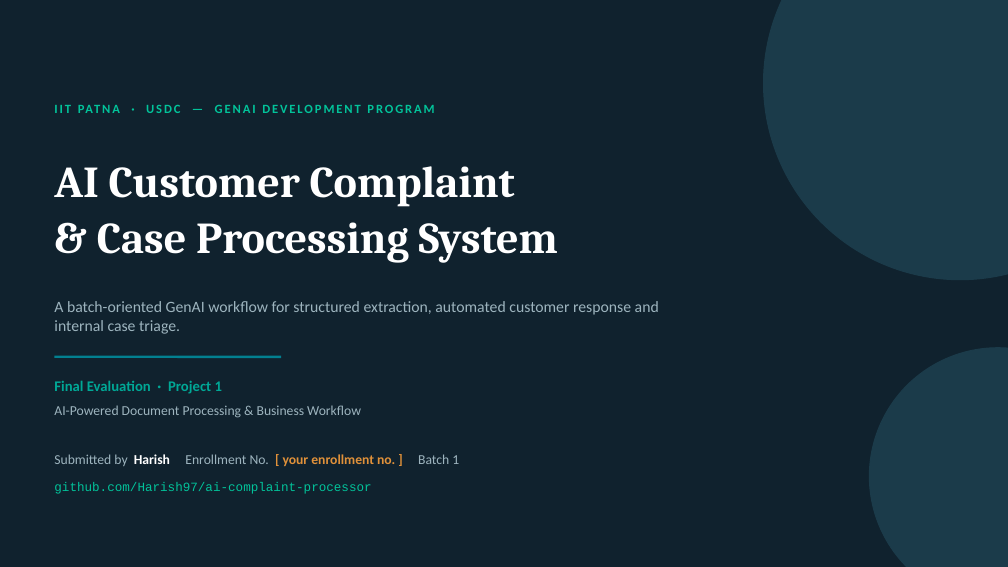
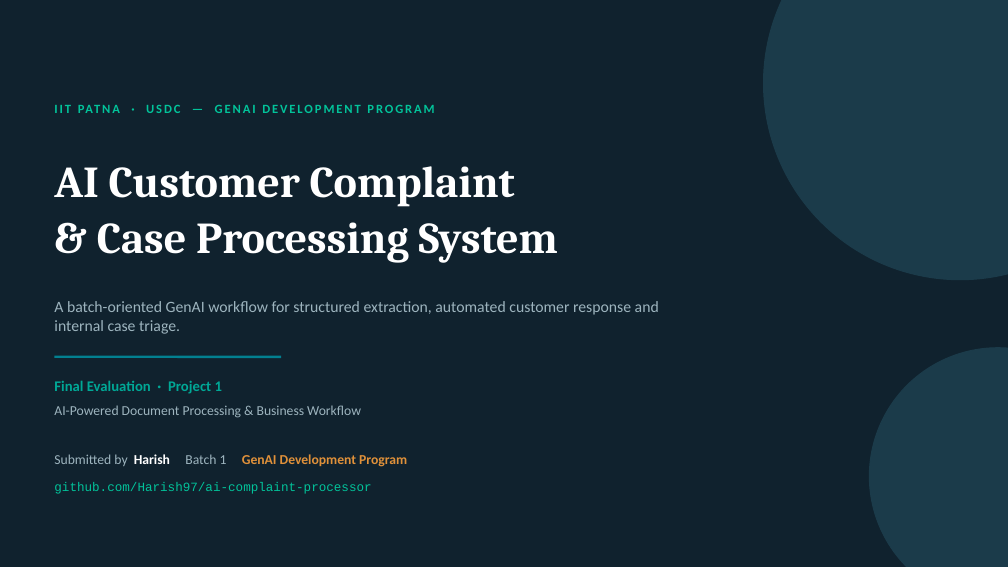
Before and after one commit to Harish97/ai-complaint-processor, a slide deck: slide 1 of docs/AI-Complaint-Processor-Final-Evaluation.pptx. Drawn at 1008x567 pixels with LibreOffice and Linux fonts; fonts in the diff are those of the drawing. Boxes give left, top, right and bottom in pixels: in the first picture for what was removed or moved away, otherwise in the second. Text is boxed around its words. In the diff, an @@ line names an element or a change of style, - is before the commit and + after.

```diff
--- a/docs/AI-Complaint-Processor-Final-Evaluation.pptx
+++ b/docs/AI-Complaint-Processor-Final-Evaluation.pptx
@@ text at (x1=54, y1=454, x2=407, y2=467): text changed; text colour #9DB4BE to #E0913A; bold on @@
-Submitted by Harish Enrollment No. [ your enrollment no. ] Batch 1
+Submitted by Harish Batch 1 GenAI Development Program
```
Also in this commit, not shown: 1 other slide changed.
